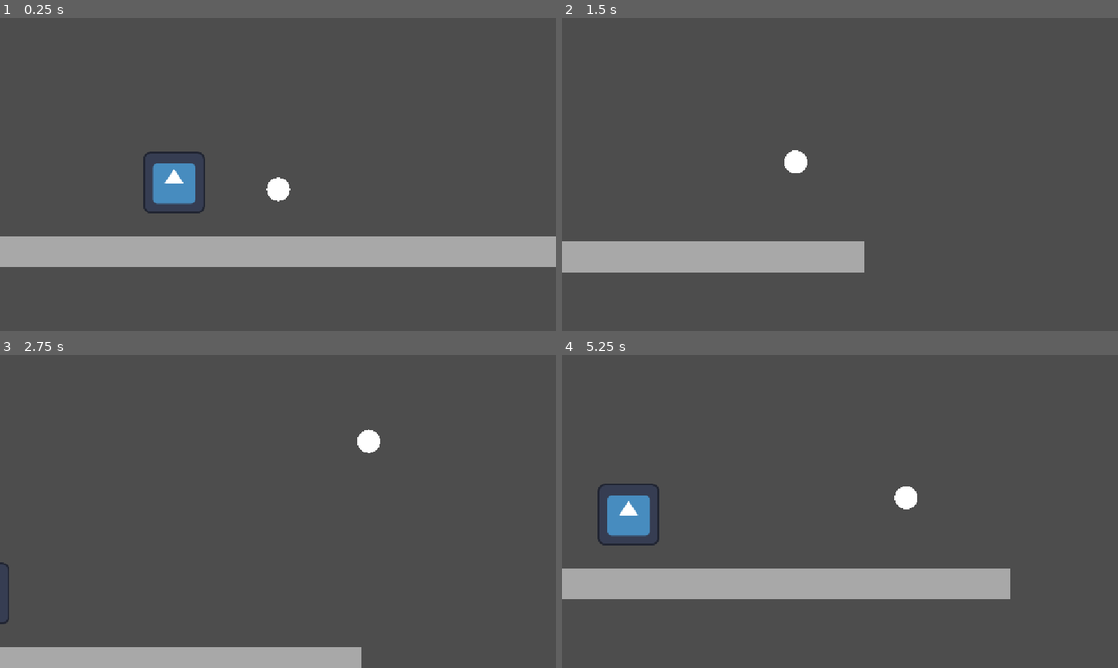
Above: before the commit, frames 1-4 (two rows, left to right).
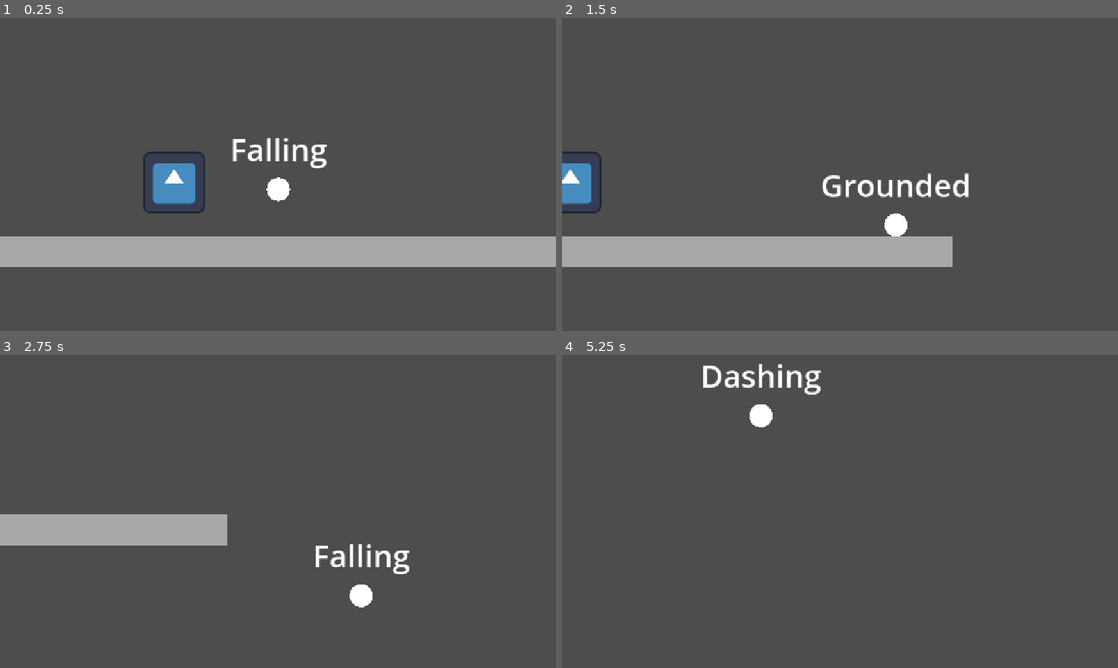
Above: after the commit, the same moments.

Repository: cookie1170/juice-test
Game: Godot game, scene res://levels/main.tscn
Two runs of this game, one before a commit and one after it. Both use one fixed random seed, a clock stepped at 60 frames per second and the inputs below. The engine's default icon, where the game draws it, is replaced by a stand-in: a white triangle on a blue panel in a dark square.
Inputs (mouse positions are in pixels of both pictures, inside the frame that each line leads up to):
- Up to frame 1 (0.25 s): no input
- Up to frame 2 (1.5 s): tap Enter (ui_accept) at 0.5, 0.77 s; move the mouse to (962, 158) at 0.52 s; press the mouse at (962, 158) at 0.53 s; hold D (right) 0.53-1.25 s; release the mouse at (962, 158) at 1.25 s; drag from (728, 190) to (812, 237) at 1.27 s
- Up to frame 3 (2.75 s): move the mouse to (333, 442) at 2.02 s; press the mouse at (333, 442) at 2.03 s; hold D (right) from 2.03 s (still down)
- Up to frame 4 (5.25 s): release D (right) at 2.75 s; release the mouse at (895, 442) at 2.75 s; drag from (812, 574) to (673, 464) at 2.77 s; move the mouse to (1006, 558) at 3.52 s; hold A (left) 3.53-4.25 s; hold Q 3.53-4.25 s; tap Enter (ui_accept) at 3.77 s; click (1006, 558) at 3.8 s; drag from (673, 464) to (756, 433) at 4.27 s; move the mouse to (867, 511) at 5.02 s; press the mouse at (867, 511) at 5.03 s; hold Down (ui_down) from 5.03 s (still down); tap U at 5.1 s

The runs differ from the first frame. In frame 1, 0.6% of the frame differs, in the area x 41-59%, y 38-48%; in frame 2, 5.5%; in frame 3, 9.5%; in frame 4, 10%, in the area x 0-81%, y 2-78%.

Commit message:
slowdown while holding dash button

Diff:
--- a/player/dashing.gd
+++ b/player/dashing.gd
@@ -3,13 +3,47 @@
 @export var grounded_state: State
 @export var falling_state: State
 
+var vel_tween: Tween
+var time_tween: Tween
+var has_pressed: bool = false
+
 func enter() -> void:
 	super()
+	has_pressed = false
+	if time_tween:
+		time_tween.kill()
+	time_tween = get_tree().create_tween()
+	time_tween.tween_property(Engine, "time_scale", 0.25, 0.25)
+
+
+func _physics_process(delta: float) -> void:
+	if Input.is_action_pressed("dash") and not has_pressed:
+		owner.velocity.y -= owner.fall_grav * delta
+	if Input.is_action_just_released("dash"):
+		dash()
+	if owner.is_on_floor():
+		if vel_tween:
+			vel_tween.kill()
+		if time_tween:
+			time_tween.kill()
+		Engine.time_scale = 1.0
+		state_changed.emit(grounded_state)
+
+
+
+func dash() -> void:
+	has_pressed = true
+	if time_tween:
+		time_tween.kill()
+	time_tween = get_tree().create_tween()
+	time_tween.tween_property(Engine, "time_scale", 1.0, 0.05)
+	if vel_tween:
+		vel_tween.kill()
+	vel_tween = get_tree().create_tween()
 	var dash_direction: Vector2 = owner.global_position. \
 	direction_to(get_global_mouse_position())
-	var tween: Tween = get_tree().create_tween()
 	owner.velocity = owner.dash_vel * dash_direction
-	tween.tween_property(owner, "velocity", Vector2.ZERO.lerp(owner.velocity, 0.5), owner.dash_time)
-	tween.tween_callback(func(): state_changed.emit(
+	vel_tween.tween_property(owner, "velocity", Vector2.ZERO.lerp(owner.velocity, 0.5), owner.dash_time)
+	vel_tween.tween_callback(func():state_changed.emit(
 		grounded_state if owner.is_on_floor() else falling_state
 	))
--- a/player/player.tscn
+++ b/player/player.tscn
@@ -6,13 +6,14 @@
 [ext_resource type="Script" uid="uid://utgixymvt17f" path="res://player/bouncing.gd" id="4_g6k8r"]
 [ext_resource type="Script" uid="uid://bn2330o4e0s0p" path="res://player/falling.gd" id="5_g6k8r"]
 [ext_resource type="Script" uid="uid://c5uw1oo1cucet" path="res://player/dashing.gd" id="5_qjkh3"]
+[ext_resource type="Script" uid="uid://ptnh2uj4vicw" path="res://player/state_display.gd" id="7_boad6"]
 
 [sub_resource type="SphereMesh" id="SphereMesh_sh265"]
 
 [sub_resource type="CircleShape2D" id="CircleShape2D_sh265"]
 radius = 24.0
 
-[node name="Player" type="CharacterBody2D" node_paths=PackedStringArray("hang_timer", "state_machine", "dashing_state", "falling_state")]
+[node name="Player" type="CharacterBody2D" node_paths=PackedStringArray("hang_timer", "state_machine", "bouncing_state", "falling_state", "dashing_state")]
 physics_interpolation_mode = 1
 script = ExtResource("1_4flbx")
 bounce_height = 128.0
@@ -21,14 +22,15 @@
 bounce_peak_x_mult = 1.25
 bounce_peak_y_mult = 0.75
 dash_distance = 480.0
-dash_time = 0.25
+dash_time = 0.2
 top_speed = 640.0
 air_accel_mult = 0.25
 air_decel_mult = 0.25
 hang_timer = NodePath("HangTimer")
 state_machine = NodePath("StateMachine")
+bouncing_state = NodePath("StateMachine/Bouncing")
+falling_state = NodePath("StateMachine/Falling")
 dashing_state = NodePath("StateMachine/Dashing")
-falling_state = NodePath("StateMachine/Falling")
 
 [node name="MeshInstance2D" type="MeshInstance2D" parent="."]
 position = Vector2(0, -24)
@@ -71,3 +73,14 @@
 grounded_state = NodePath("../Grounded")
 falling_state = NodePath("../Falling")
 metadata/_custom_type_script = "uid://d3mvxnoga10c0"
+
+[node name="Label" type="Label" parent="." node_paths=PackedStringArray("state_machine")]
+offset_left = -524.5
+offset_top = -152.0
+offset_right = 524.5
+offset_bottom = -64.0
+theme_override_font_sizes/font_size = 64
+text = "{0}"
+horizontal_alignment = 1
+script = ExtResource("7_boad6")
+state_machine = NodePath("../StateMachine")
--- a/player/player_common.gd
+++ b/player/player_common.gd
@@ -26,8 +26,9 @@
 @export_group("Nodes")
 @export var hang_timer: Timer
 @export var state_machine: StateMachine
+@export var bouncing_state: State
+@export var falling_state: State
 @export var dashing_state: State
-@export var falling_state: State
 
 #endregion
 
@@ -71,7 +72,9 @@
 	if move_direction:
 		velocity.x = move_toward(
 				velocity.x, top_speed * move_direction,
-				acceleration * delta_time * (air_accel_mult if state_machine.current_state == falling_state
+				acceleration * delta_time * (air_accel_mult if
+				state_machine.current_state == falling_state
+				or state_machine.current_state == bouncing_state
 				else 1.0)
 		)
 	else:
--- /dev/null
+++ b/player/state_display.gd
@@ -0,0 +1,7 @@
+extends Label
+
+@export var state_machine: StateMachine
+@onready var original_text: String = text
+
+func _physics_process(delta: float) -> void:
+	text = original_text.format([state_machine.current_state.name])
--- a/player/state_machine.gd
+++ b/player/state_machine.gd
@@ -11,11 +11,12 @@
 		if child is State:
 			child.state_changed.connect(change_state)
 	current_state = default_state
-	change_state(default_state)
+	default_state.enter()
 
 
 func change_state(new_state: State):
+	if new_state == current_state:
+		return
 	current_state.exit()
 	current_state = new_state
 	new_state.enter()
-	print_debug("changing state to " + new_state.name)
Not shown: 1 places in player/player.tscn that only renumber resources
Not shown, added: player/state_display.gd.uid
